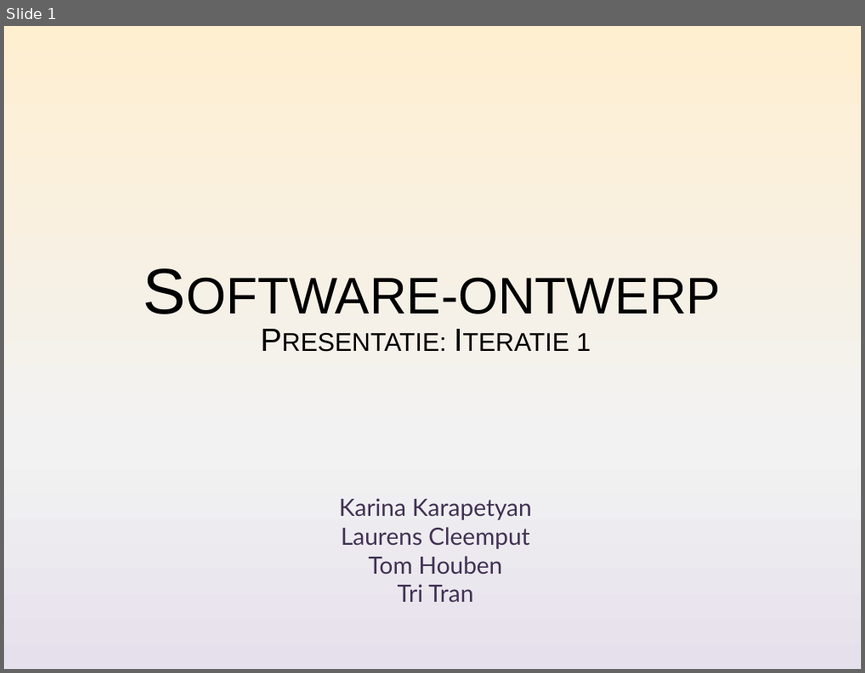
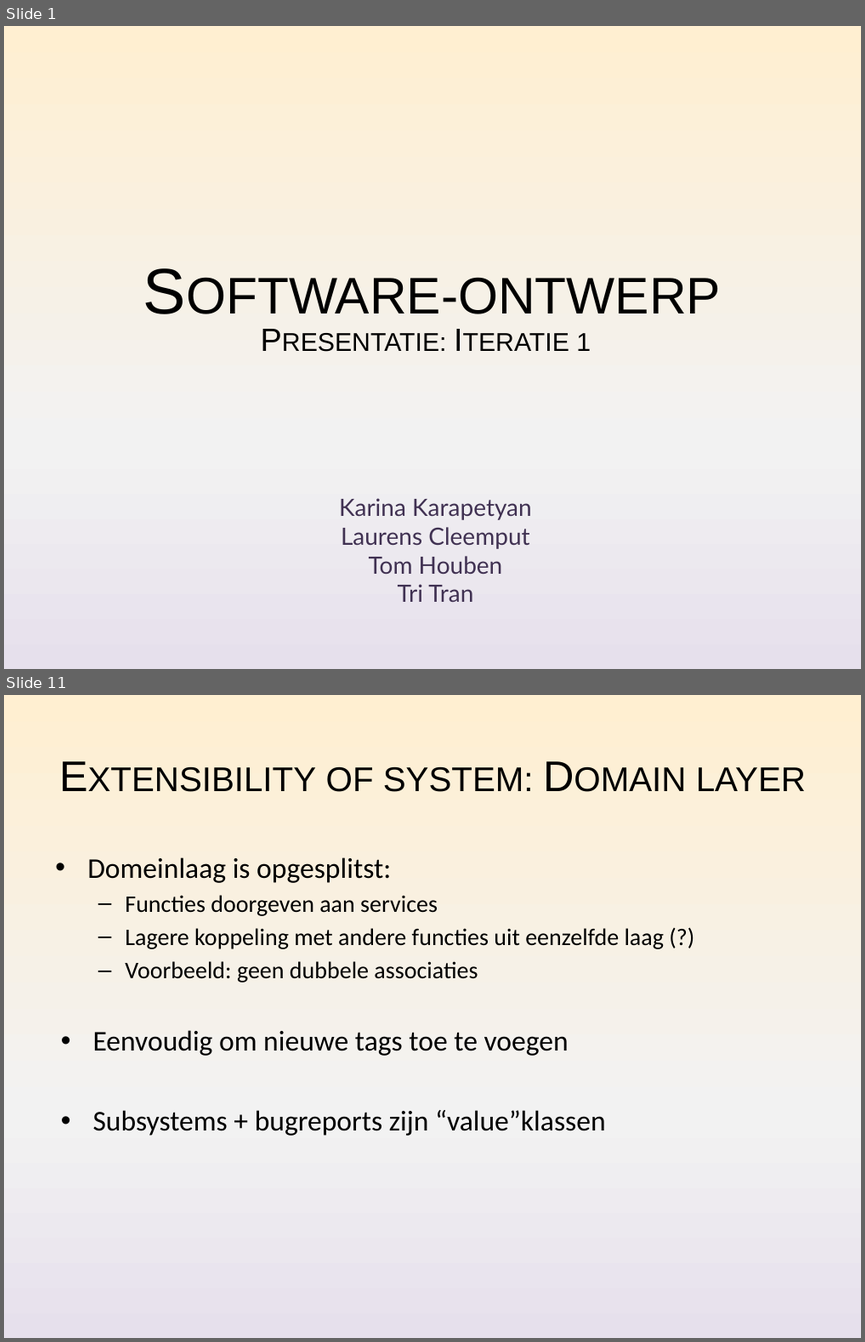
Before and after one commit to Nickelium/Software-Development, a slide deck: presentatie/SWOP Presentatie Inhoud.pptx. Shown one above the other, each under a label of ours: slide 1 before the commit, slides 1 and 11 after it; the slides between them are not shown. The pictures are 865x673 and 865x1342 pixels, drawn with LibreOffice and Linux fonts; fonts in the diff are those of the drawing. Boxes give left, top, right and bottom in pixels: in the first picture for what was removed or moved away, otherwise in the second. Text is boxed around its words. In the diff, an @@ line names an element or a change of style, - is before the commit and + after.

```diff
--- a/presentatie/SWOP Presentatie Inhoud.pptx
+++ b/presentatie/SWOP Presentatie Inhoud.pptx
@@ slide 11 added at [4,695,861,1338], background gradient #FFEFD1 to #F2F2F2 to #E6E0EC @@
@@ title added at [326,767,806,792], 36 pt, text #000000, small capitals @@
+Extensibility of system: Domain layer
@@ text added at [87,857,664,1135], 20 pt, text #000000 @@
+• Domeinlaag is opgesplitst:
+  – Functies doorgeven aan services
+  – Lagere koppeling met andere functies uit eenzelfde laag (?)
+  – Voorbeeld: geen dubbele associaties
+• Eenvoudig om nieuwe tags toe te voegen
+• Subsystems + bugreports zijn “value”klassen
```
Also in this commit, not shown: 5 slides changed, 9 other slides added, 1 slide removed, 2 other files.
